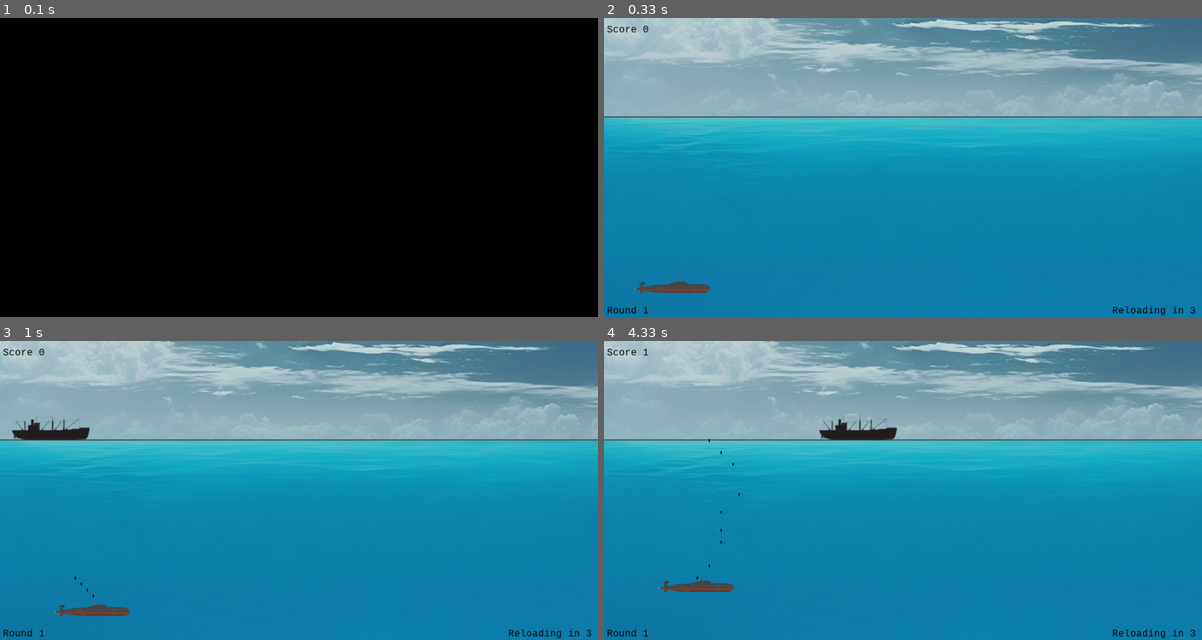
Above: before the commit, frames 1-4 (two rows, left to right).
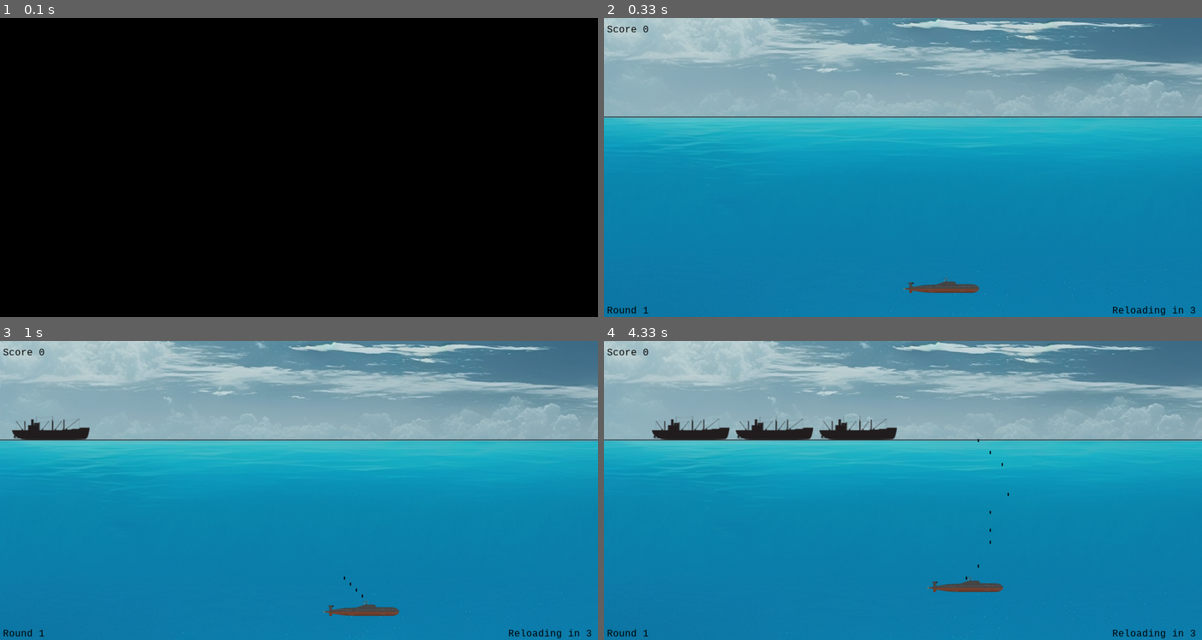
Above: after the commit, the same moments.

Repository: tier61wro/pygame_submarine
Game: pygame game, started from src/submarine_game.py
Same seed, same stepped clock (60 frames per second), same inputs: the game is played once before the commit and once after it.
Inputs:
- Up to frame 1 (0.1 s): no input
- Up to frame 2 (0.33 s): no input
- Up to frame 3 (1 s): hold Space 0.33-0.8 s; hold Right 0.33-0.8 s; tap F at 0.83 s
- Up to frame 4 (4.33 s): hold D 1.23-1.7 s; tap Space at 1.3, 1.8, 2.13, 2.63, 2.93, 3.2, 3.53, 3.97 s; hold Up 1.73-2.03 s; hold D 2.07-2.53 s; tap F at 2.22, 3.62 s; hold Left 2.57-3.1 s; hold S 3.13-3.43 s; hold Left 3.47-3.87 s; hold W 3.9-4.27 s; hold Right from 4.3 s (still down)

Frame 1 is identical in both runs. In frame 2, 0.7% of the frame differs, in the area x 5-63%, y 86-92%; in frame 3, 0.8%; in frame 4, 1.9%, in the area x 6-68%, y 2-84%.

Commit message:
submarine moved to class

Diff:
--- a/src/game_entities.py
+++ b/src/game_entities.py
@@ -17,6 +17,7 @@
         else:
             # Стандартная отрисовка, если спрайт не задан
             pygame.draw.rect(win, (0, 0, 0), (self.x, self.y, 2, 5))
+
 
 class Submarine(DrawableObject):
     def __init__(self, x: int, y: int, sprite):
--- a/src/lodka_game.py
+++ b/src/submarine_game.py
@@ -5,7 +5,7 @@
 
 import pygame
 
-from game_entities import Enemy_Ship, Plane, Torpedo
+from game_entities import Enemy_Ship, Plane, Torpedo, Submarine
 from graphic import lodkaStand
 
 project_root = os.path.dirname(os.path.dirname(os.path.abspath(__file__)))
@@ -42,13 +42,7 @@
 clock = pygame.time.Clock()
 BLACK = (0, 0, 0)
 
-# submarine params
-lodka_x = 50
-lodka_y = 425
-lodka_width = 130
-lodka_height = 39
-lodka_speed = 10
-submarine_alive = True
+submarine = Submarine(round(win_width/2), 425, lodkaStand)
 
 horizont_level = 165
 
@@ -91,23 +85,23 @@
 
     disclaimer_text = myfont.render("Round 1", 1, (0, 0, 0))
     game_over_text = myfont.render("GAME OVER", 1, (0, 0, 0))
-    score_text = myfont.render("Score {0}".format(score), 1, (0, 0, 0))
-    reload_text = myfont.render("Reloading in {0}".format('3'), 1, (0, 0, 0))
+    score_text = myfont.render(f"Score {score}", 1, (0, 0, 0))
+    reload_text = myfont.render(f"Reloading in 3", 1, (0, 0, 0))
     currentColor = (255, 255, 255)
 
-    if submarine_alive:
+    if submarine.alive:
         # The game continues.
         draw_bg()
         win.blit(disclaimer_text, (5, 480))
         win.blit(score_text, (5, 10))
         win.blit(reload_text, (win_width - 150, win_height - 20))
-        win.blit(lodkaStand, (lodka_x, lodka_y))
+        win.blit(lodkaStand, (submarine.x, submarine.y))
         pygame.draw.line(win, BLACK, (0, horizont_level), (win_width, horizont_level), 1)
 
         for torpedo in torpedos:
             for enemy in enemies:
                 if torpedo.y < horizont_level and enemy.x < torpedo.x < enemy.x + enemy.width:
-                    logging.info('enemy was killed')
+                    logging.info('Enemy was killed')
                     score += 1
                     enemies.pop(enemies.index(enemy))
 
@@ -117,13 +111,10 @@
                 torpedos.pop(torpedos.index(torpedo))
 
         for bomb in bombs:
-            logging.debug("bombx = {}, bomby = {}".format(lodka_x, lodka_y))
-            logging.debug("x = {}, y = {}".format(lodka_x, lodka_y))
-            if lodka_x < bomb.x < lodka_x + lodka_width and lodka_y < bomb.y < lodka_y + lodka_height:
+            logging.debug(f"submarine = {submarine.x}, submarine = {submarine.y}")
+            if submarine.x < bomb.x < submarine.x + submarine.width and submarine.y < bomb.y < submarine.y + submarine.height:
                 logging.info('submarine was killed')
-                # pygame.mixer.music.load("music/expl.mp3")
-                # pygame.mixer.music.play(1, 0)
-                submarine_alive = False
+                submarine.alive = False
                 win.fill(currentColor)
                 break
             elif bomb.y > win_height:
@@ -132,7 +123,6 @@
 
         for enemy in enemies:
             if enemy.x < win_width and enemy.y > 0:
-                # logging.info("we moved enemy")
                 enemy.x += enemy.vel
             else:
                 enemies.pop(enemies.index(enemy))
@@ -155,20 +145,20 @@
         # pygame.display.update()
         keys = pygame.key.get_pressed()
 
-        if (keys[pygame.K_LEFT] or keys[pygame.K_a]) and lodka_x > 0:
-            lodka_x -= lodka_speed
-        if (keys[pygame.K_RIGHT] or keys[pygame.K_d]) and lodka_x < win_width - lodka_width - 5:
-            lodka_x += lodka_speed
-        if (keys[pygame.K_UP] or keys[pygame.K_w]) and lodka_y > 5:
-            lodka_y -= lodka_speed
-        if (keys[pygame.K_DOWN] or keys[pygame.K_s]) and lodka_y < win_height - lodka_height - 5:
-            lodka_y += lodka_speed
+        if (keys[pygame.K_LEFT] or keys[pygame.K_a]) and submarine.x > 0:
+            submarine.x -= submarine.vel
+        if (keys[pygame.K_RIGHT] or keys[pygame.K_d]) and submarine.x < win_width - submarine.width - 5:
+            submarine.x += submarine.vel
+        if (keys[pygame.K_UP] or keys[pygame.K_w]) and submarine.y > 5:
+            submarine.y -= submarine.vel
+        if (keys[pygame.K_DOWN] or keys[pygame.K_s]) and submarine.y < win_height - submarine.height - 5:
+            submarine.y += submarine.vel
         if keys[pygame.K_SPACE]:
             # launch torpedo
             torpedos.append(
                 Torpedo(
-                    x=round(lodka_x + lodka_width // 2),
-                    y=round(lodka_y + lodka_height // 2),
+                    x=round(submarine.x + submarine.width // 2),
+                    y=round(submarine.y + submarine.height // 2),
                     object_type='regular'
                 )
             )
